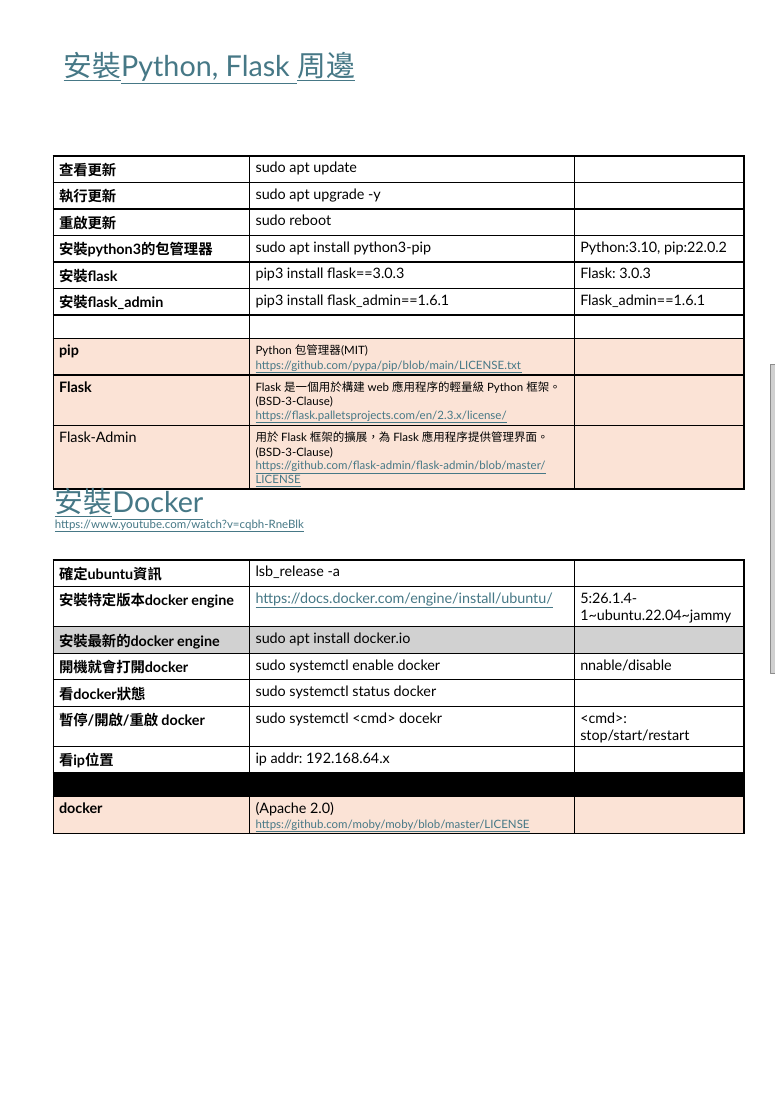
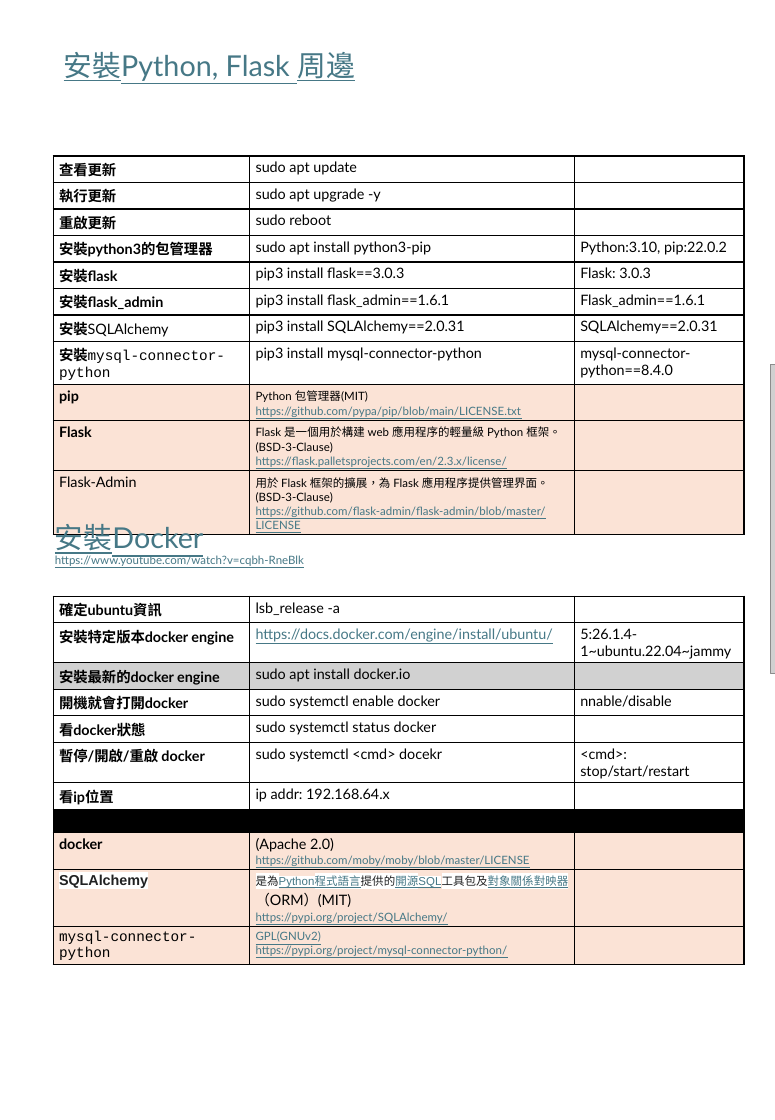
Before and after one commit to frankpeng1218/Python_learning, a slide deck: slide 4 of Ubuntu-2204-Flask-Project/MacOS_Ubuntu_istallation.pptx. Drawn at 775x1120 pixels with LibreOffice and Linux fonts; fonts in the diff are those of the drawing; grey boxes stand for pictures; background and template pictures are left out. Boxes give left, top, right and bottom in pixels: in the first picture for what was removed or moved away, otherwise in the second. Text is boxed around its words. In the diff, an @@ line names an element or a change of style, - is before the commit and + after.

```diff
--- a/Ubuntu-2204-Flask-Project/MacOS_Ubuntu_istallation.pptx
+++ b/Ubuntu-2204-Flask-Project/MacOS_Ubuntu_istallation.pptx
@@ table at [54, 156, 744, 533] @@
-row 7:  |  | 
+row 7: 安裝SQLAlchemy | pip3 install SQLAlchemy==2.0.31 | SQLAlchemy==2.0.31
+row 8: 安裝mysql-connector-python | pip3 install mysql-connector-python | mysql-connector-python==8.4.0
@@ text "安裝Docker https://www.youtube.com/watch?v=cqbh-RneBlk" rewrapped from [55, 483, 304, 530] to [55, 524, 304, 566] @@
@@ table at [54, 596, 744, 964] @@
+row 10: SQLAlchemy | 是為Python程式語言提供的開源SQL工具包及對象關係對映器（ORM）(MIT) / https://pypi.org/project/SQLAlchemy/ | 
+row 11: mysql-connector-python | GPL(GNUv2) / https://pypi.org/project/mysql-connector-python/ | 
@@ table: place and size @@
-table at [54, 560, 744, 834]
+table at [54, 596, 744, 964]
```
Also in this commit, not shown: 1 other slide changed, 3 slides added, 1 slide removed, 3 other files.
